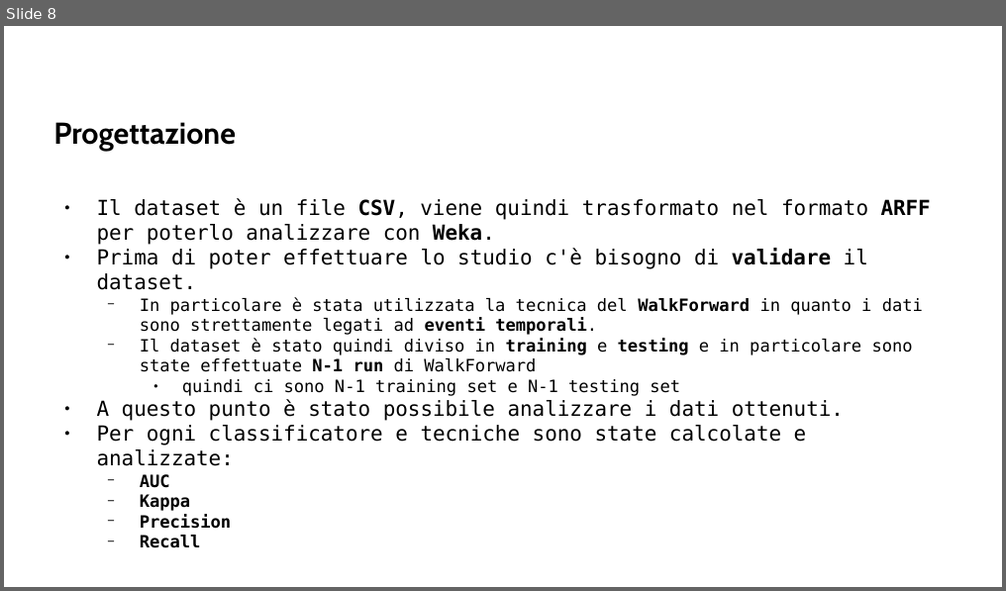
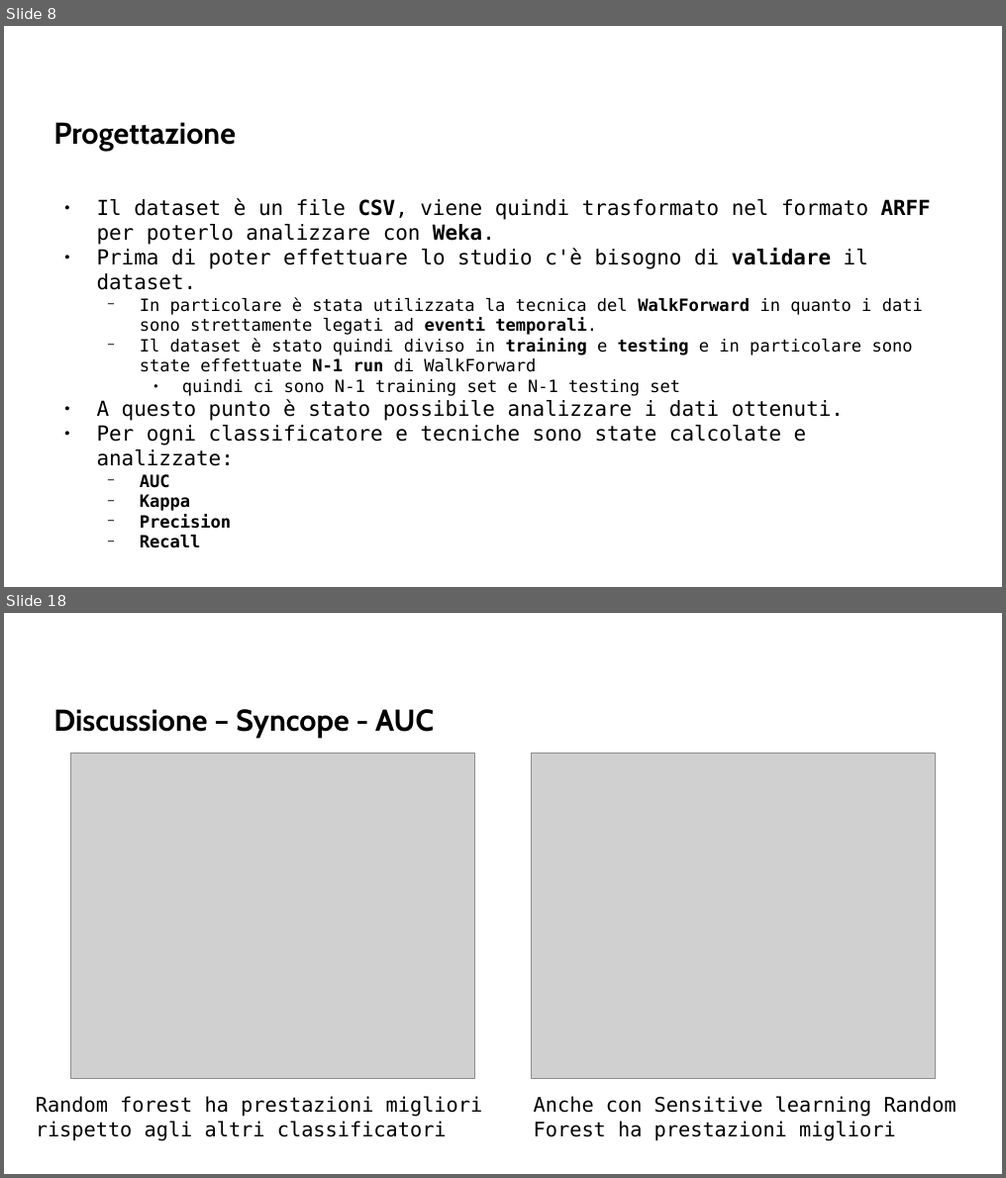
Before and after one commit to AlessDea/ISW2_milestone2, a slide deck: presentazione/isw2_ml.odp. Shown one above the other, each under a label of ours: slide 8 before the commit, slides 8 and 18 after it; the slides between them are not shown. The pictures are 1006x591 and 1006x1178 pixels, drawn with LibreOffice and Linux fonts; fonts in the diff are those of the drawing; grey boxes stand for pictures; background and template pictures are left out. Boxes give left, top, right and bottom in pixels: in the first picture for what was removed or moved away, otherwise in the second. Text is boxed around its words. In the diff, an @@ line names an element or a change of style, - is before the commit and + after.

```diff
--- a/presentazione/isw2_ml.odp
+++ b/presentazione/isw2_ml.odp
@@ slide 18 added at (4,613,1002,1174), background picture (left out) @@
@@ title added at (54,709,434,738), 24 pt, text #000000, bold @@
+Discussione – Syncope - AUC
@@ picture added at (71,754,475,1079) @@
@@ picture added at (531,754,935,1079) @@
@@ text added at (36,1096,483,1142), 16 pt, text #000000 @@
+Random forest ha prestazioni migliori rispetto agli altri classificatori
@@ text added at (534,1096,956,1142), 16 pt, text #000000 @@
+Anche con Sensitive learning Random Forest ha prestazioni migliori
```
Also in this commit, not shown: 16 other slides added, 2 slides removed, 1 other file.
